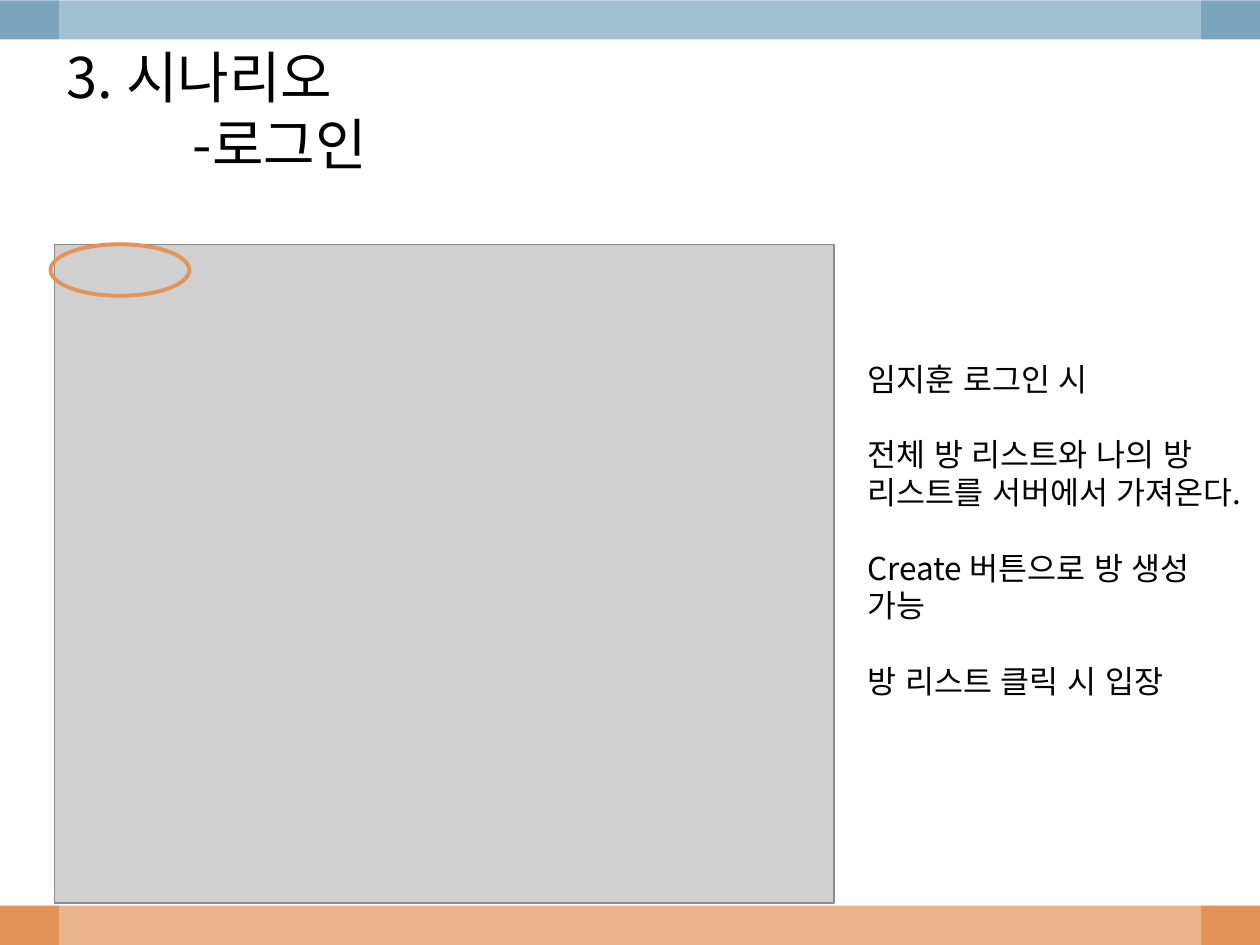
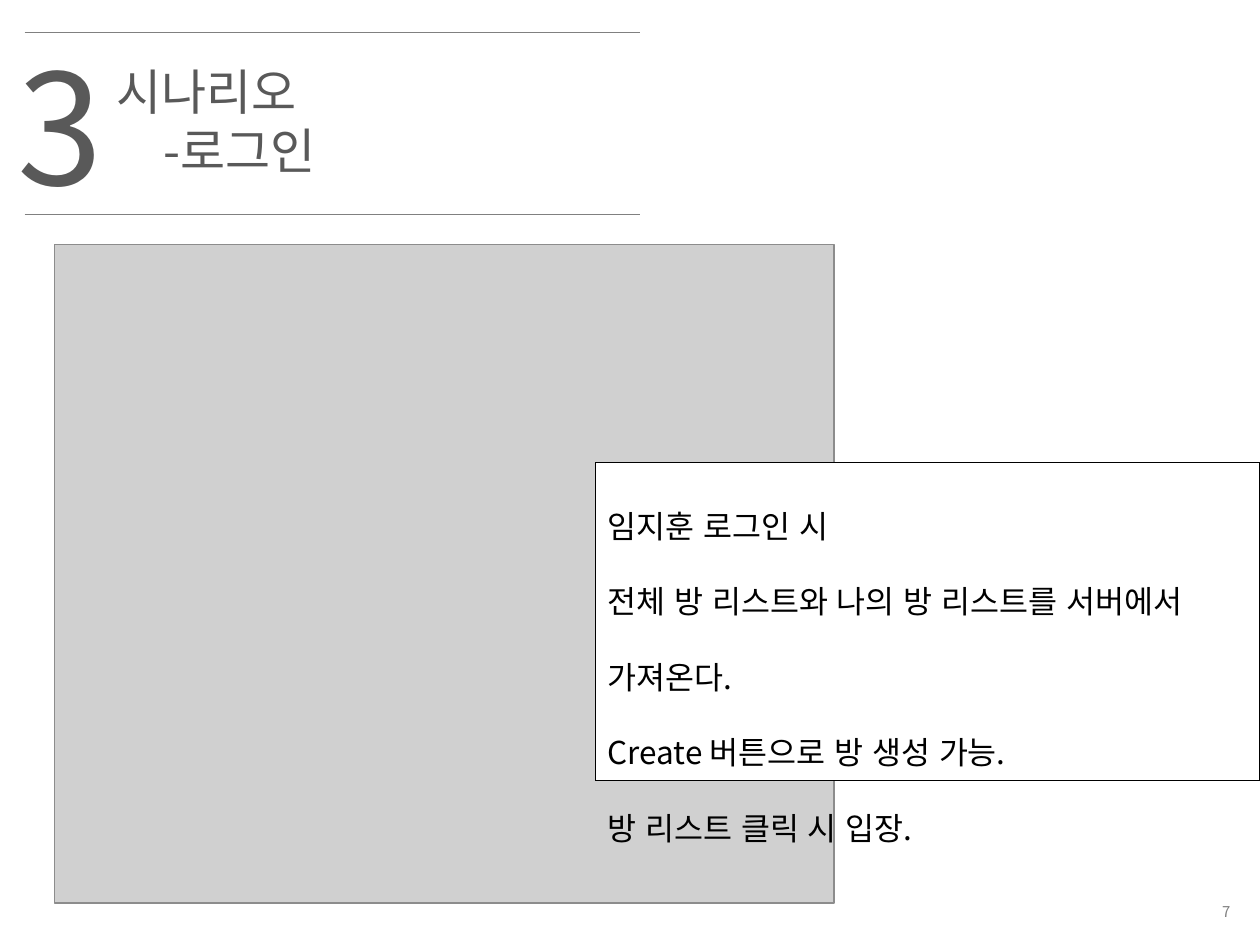
Before and after one commit to imjihun/EglobalStudy, a slide deck: slide 8 of ppt/chatting.pptx. Drawn at 1260x945 pixels with LibreOffice and Linux fonts; fonts in the diff are those of the drawing; grey boxes stand for pictures; background and template pictures are left out. Boxes give left, top, right and bottom in pixels: in the first picture for what was removed or moved away, otherwise in the second. Text is boxed around its words. In the diff, an @@ line names an element or a change of style, - is before the commit and + after.

```diff
--- a/ppt/chatting.pptx
+++ b/ppt/chatting.pptx
@@ rectangle removed at [0,0,1260,39] @@
@@ rectangle removed at [59,0,1201,945] @@
@@ text added at [17,32,102,215], 88 pt, text #595959 @@
+3
@@ line added from (25, 33) to (640, 33), #808080 0.75 pt @@
@@ text "시나리오": place and size @@
-text "시나리오" at [67,51,367,169]
+text "시나리오" at [117,69,316,172]
@@ text at [117,69,297,114]: text changed; size 32 to 28 pt; text colour #000000 to #595959 @@
-3. 시나리오
+시나리오
@@ text at [164,128,316,172]: size 32 to 28 pt, text colour #000000 to #595959 in "-로그인"; indent changed @@
@@ line added from (25, 214) to (640, 214), #808080 0.75 pt @@
@@ ellipse removed at [50,244,189,296] @@
@@ rectangle "임지훈 로그인 시": place and size @@
-rectangle "임지훈 로그인 시" at [867,364,1242,696]
+rectangle "임지훈 로그인 시" at [595,462,1260,780]
@@ rectangle "임지훈 로그인 시" at [595,462,1260,780]: fill none to #FFFFFF; outline none to #000000 0.75 pt @@
@@ text in rectangle at [608,511,1182,692]: line spacing 1 to 2 @@
@@ text in rectangle at [608,738,1006,849]: text changed @@
-Create 버튼으로 방 생성 가능
-방 리스트 클릭 시 입장
+Create 버튼으로 방 생성 가능.
+방 리스트 클릭 시 입장.
@@ rectangle removed at [0,906,1260,945] @@
@@ page number added at [1222,906,1230,917], 8.5 pt, text #808080 @@
+7
```
Also in this commit, not shown: 31 other slides changed, 2 slides added, 1 slide removed, 1 other file.
